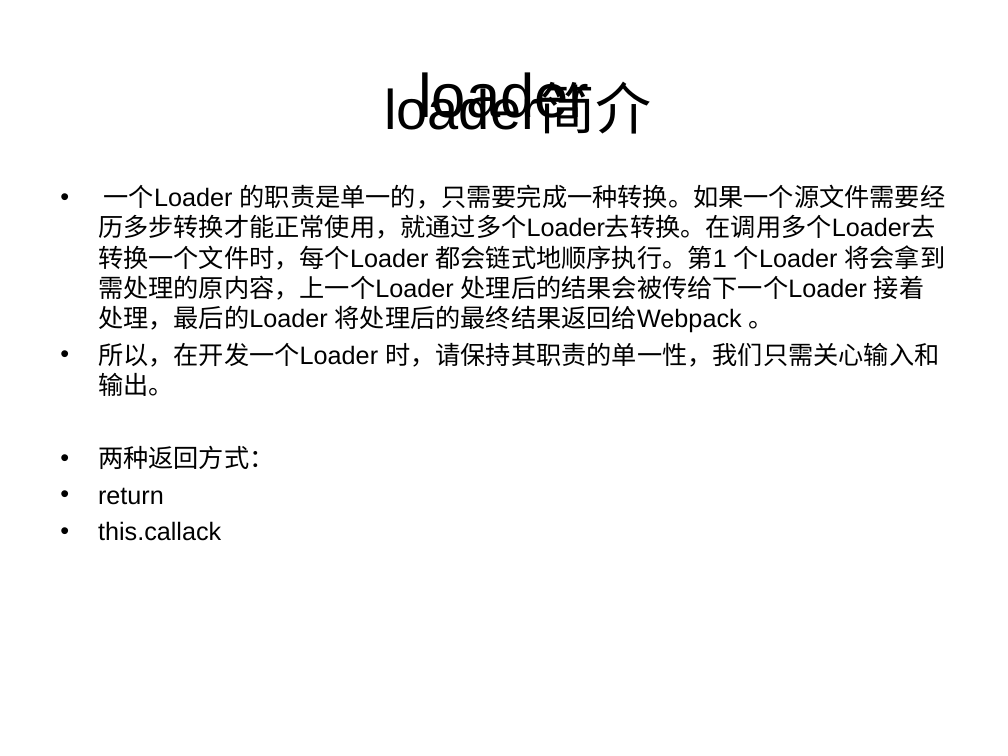
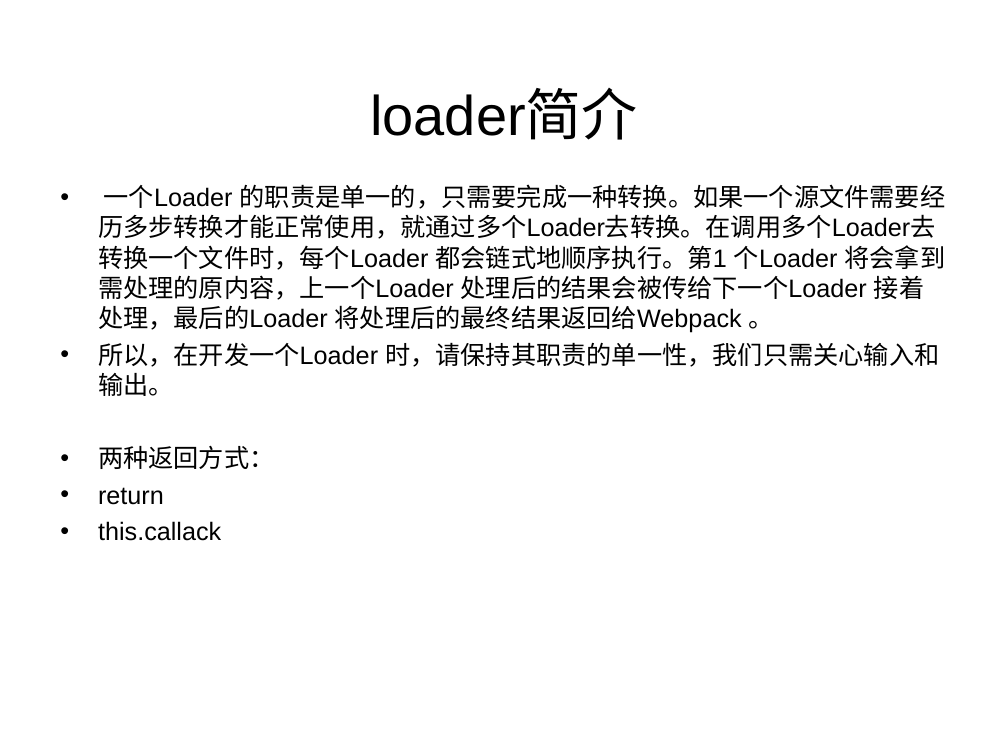
Before and after one commit to wangjiaoj/document, a slide deck: slide 21 of webpack/webpack教程.ppt. Drawn at 1008x756 pixels with LibreOffice and Linux fonts; fonts in the diff are those of the drawing. Boxes give left, top, right and bottom in pixels: in the first picture for what was removed or moved away, otherwise in the second. Text is boxed around its words. In the diff, an @@ line names an element or a change of style, - is before the commit and + after.

```diff
--- a/webpack/webpack教程.ppt
+++ b/webpack/webpack教程.ppt
@@ text "loader简介": place and size @@
-text "loader简介" at box(384, 85, 651, 134)
+text "loader简介" at box(370, 91, 637, 140)
@@ title removed at box(418, 72, 589, 129) @@
-loader
```
Also in this commit, not shown: 20 other slides changed, 1 slide added, 1 slide removed, 9 other files.
